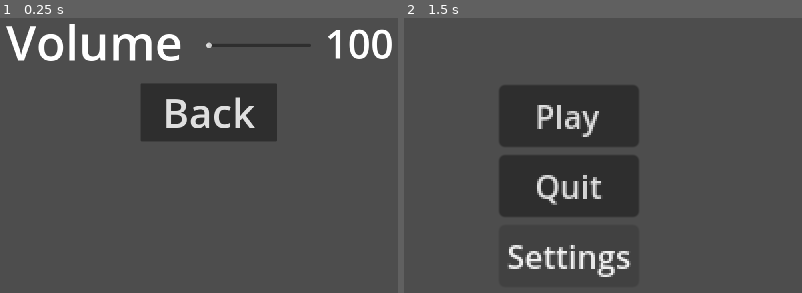
Above: before the commit, frames 1-2 (left to right).
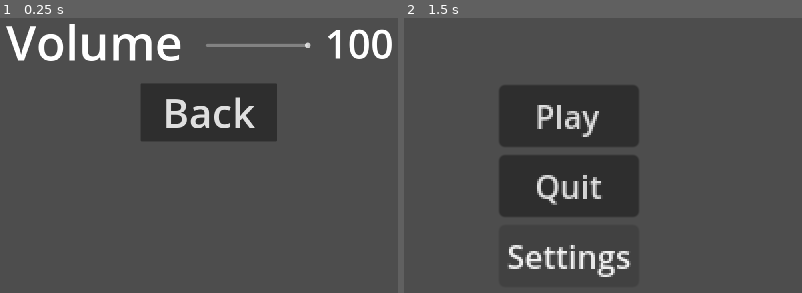
Above: after the commit, the same moments.

Repository: jaxonavena/Calamity
Game: Godot game, scene res://scenes/settings_menu.tscn
Two runs of this game, one before a commit and one after it. Both use one fixed random seed, a clock stepped at 60 frames per second and the inputs below. This scene is started directly instead of the project's main scene.
Inputs (mouse positions are in pixels of both pictures, inside the frame that each line leads up to):
- Up to frame 1 (0.25 s): no input
- Up to frame 2 (1.5 s): tap Enter at 0.5 s; move the mouse to (714, 119) at 0.52 s; hold Right (ui_right) 0.53-1.25 s; tap Space (attack) at 0.6 s; click "Back" at 1.25 s

The runs differ from the first frame. In frame 1, 0.3% of the frame differs, in the area x 51-79%, y 8-11%; in frame 2, nothing differs.

Commit message:
Should not be multiplying sound now

Diff:
--- a/calamity-godotproject/scripts/settings_menu.gd
+++ b/calamity-godotproject/scripts/settings_menu.gd
@@ -1,33 +1,57 @@
 extends Control  # This script is attached to the Control node of the settings menu
 
-# Save the volume to a persistent file
+var max_db: float = 0  # Variable to store the game's maximum volume (initial volume)
+
+# Save the slider value (volume) to a persistent file
 func save_volume_setting(value: float) -> void:
 	var config = ConfigFile.new()
-	config.set_value("audio", "volume", value)  # Save volume value under "audio"
+	config.set_value("audio", "volume", value)  # Save slider value under "audio"
 	config.save("user://settings.cfg")  # Save to user settings file
+	print("Saved slider value:", value)  # Debug
 
-# Helper function to convert slider values (0-100) to decibels (-80 to 0)
-func linear_to_db(value: float) -> float:
+# Convert slider value (0-100) to decibels using global math functions
+func slider_to_db(value: float) -> float:
 	if value == 0:
 		return -80  # Minimum volume (mute)
-	var db_value = -80 + (value / 100) * 80  # Scale 0-100 to -80 to 0 dB
-	print("Slider Value:", value, " -> Decibels:", db_value)  # Debug log
-	return db_value
+	# Convert 0-100 to a linear scale (0.0 - 1.0), then to decibels
+	var db = linear_to_db(value / 100.0)
+	print("Slider to DB: value =", value, "db =", db)  # Debug
+	return db
 
-# Load saved volume when settings menu opens
+# Convert decibels back to slider value (0-100) using global math functions
+func db_to_slider(db: float) -> float:
+	if db <= -80:
+		return 0  # Mute
+	# Convert decibels to a linear scale, then scale to 0-100
+	var slider_value = db_to_linear(db) * 100.0
+	print("DB to Slider: db =", db, "slider value =", slider_value)  # Debug
+	return slider_value
+
+# Initialize the settings menu
 func _ready() -> void:
+	# Get the current audio bus volume as the max_db (initial game's volume)
+	max_db = AudioServer.get_bus_volume_db(0)
+	print("Max DB (initial volume):", max_db)  # Debug
+
+	# Check if a saved slider value exists
+	var saved_slider_value: float = 100  # Default to 100 (max volume)
 	var config = ConfigFile.new()
 	if config.load("user://settings.cfg") == OK:
-		var saved_volume = config.get_value("audio", "volume", 100)  # Default to 100
-		$HSlider.value = saved_volume  # Set the slider to the saved volume
-		AudioServer.set_bus_volume_db(0, linear_to_db(saved_volume))  # Apply saved volume
-		$VolumeValue.text = str(int(saved_volume))  # Update the volume display label
+		saved_slider_value = config.get_value("audio", "volume", 100)
+
+	# Set the slider to the saved value and update volume
+	$HSlider.value = saved_slider_value
+	$VolumeValue.text = str(int(saved_slider_value))
+	AudioServer.set_bus_volume_db(0, slider_to_db(saved_slider_value))  # Apply volume
 
 # Called when the slider value changes
 func _on_h_slider_value_changed(value: float) -> void:
-	AudioServer.set_bus_volume_db(0, linear_to_db(value))  # Adjust the master audio bus volume
-	$VolumeValue.text = str(int(value))  # Update the volume display label
-	save_volume_setting(value)  # Save the current volume
+	# Adjust the audio bus volume based on the slider value
+	print("Slider Changed: value =", value)  # Debug
+	AudioServer.set_bus_volume_db(0, slider_to_db(value))
+	$VolumeValue.text = str(int(value))  # Update the slider display
+	save_volume_setting(value)  # Save the current slider value
 
+# Go back to the main menu
 func _on_back_button_pressed() -> void:
 	get_tree().change_scene_to_file("res://scenes/main_menu.tscn")
